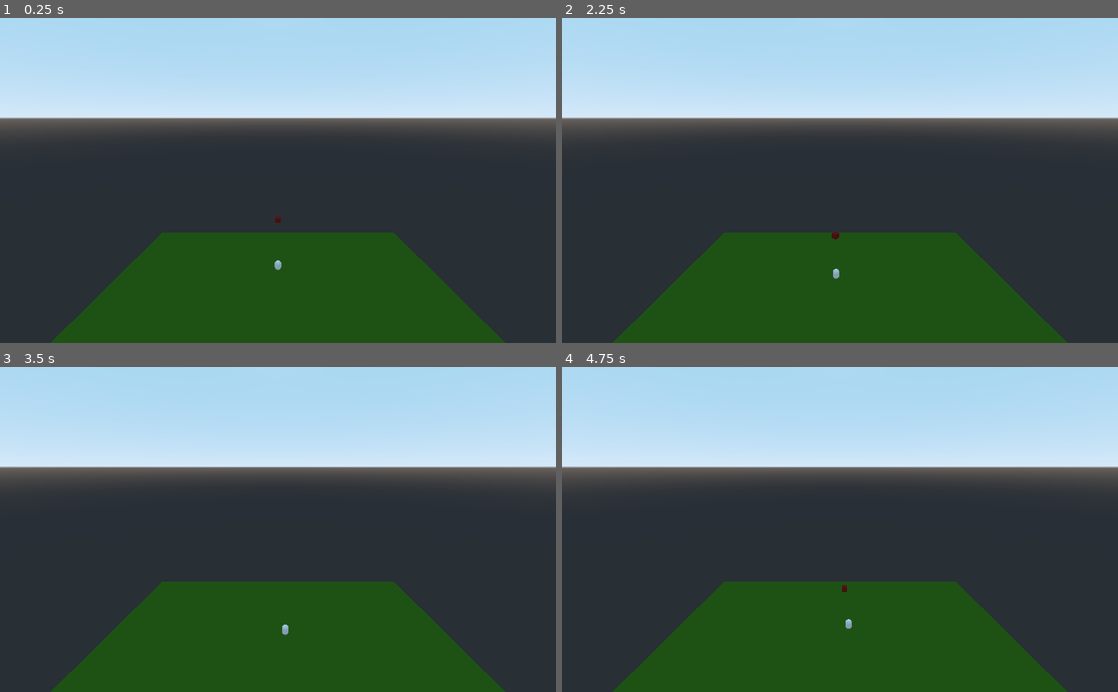
Above: before the commit, frames 1-4 (two rows, left to right).
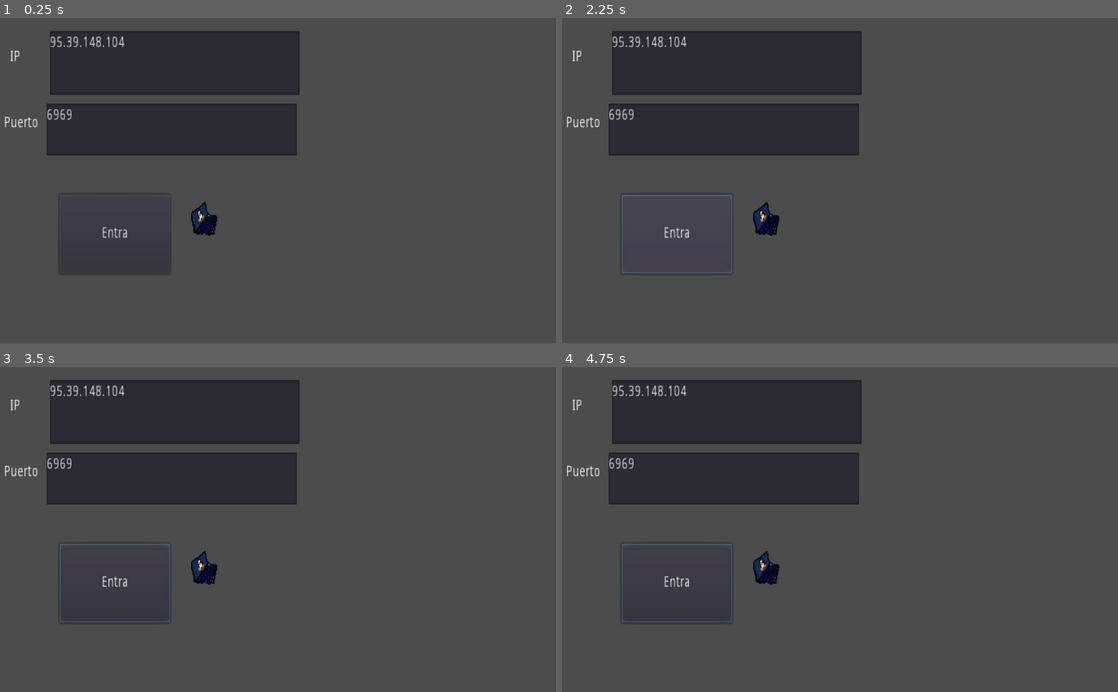
Above: after the commit, the same moments.

Repository: CycloPiStudio/TutoMultiplayer
Game: Godot game, scene res://scenes/menu/menu_entrar.tscn
Same seed, same stepped clock (60 frames per second), same inputs: the game is played once before the commit and once after it. Before the commit the project starts from res://scenes/Map.tscn.
Inputs (mouse positions are in pixels of both pictures, inside the frame that each line leads up to):
- Up to frame 1 (0.25 s): no input
- Up to frame 2 (2.25 s): click (678, 232) at 0.5 s, where only the run after the commit has a clickable "Entra"; tap Enter at 1.25 s; move the mouse to (962, 164) at 1.27 s; hold D (derecha) 1.28-2.03 s; tap Space (saltar) at 1.52, 2 s; move the mouse to (728, 196) at 2.02 s; hold S (atras) from 2.03 s (still down)
- Up to frame 3 (3.5 s): tap Space (saltar) at 2.27 s; tap Enter at 2.75 s; move the mouse to (333, 458) at 2.77 s; release S (atras) at 2.78 s; hold D (derecha) from 2.78 s (still down)
- Up to frame 4 (4.75 s): tap Space (saltar) at 3.5, 3.77, 4.52 s; move the mouse to (812, 594) at 3.52 s; release D (derecha) at 3.53 s; hold Up (adelante) 3.53-4.28 s; move the mouse to (1006, 578) at 4.27 s; hold A (izquierda) from 4.28 s (still down)

The runs differ from the first frame. In frame 1, 89% of the frame differs, in the area x 0-100%, y 0-100%; in frame 2, 93%; in frame 3, 89%; in frame 4, 89%.

Commit message:
menu entrar

Diff:
--- a/2021-C108-Tuto-Cliente/ TutoCliente/project.godot
+++ b/2021-C108-Tuto-Cliente/ TutoCliente/project.godot
@@ -16,7 +16,7 @@
 [application]
 
 config/name=" TutoCliente"
-run/main_scene="res://scenes/Map.tscn"
+run/main_scene="res://scenes/menu/menu_entrar.tscn"
 config/icon="res://icon.png"
 
 [autoload]
